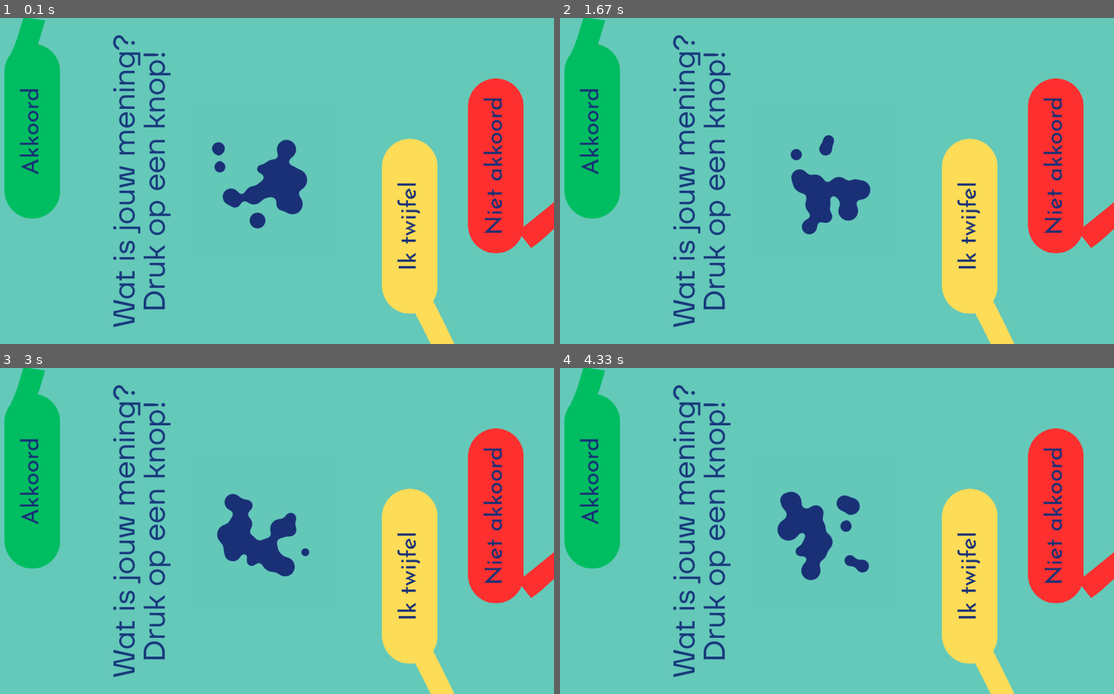
Above: before the commit, frames 1-4 (two rows, left to right).
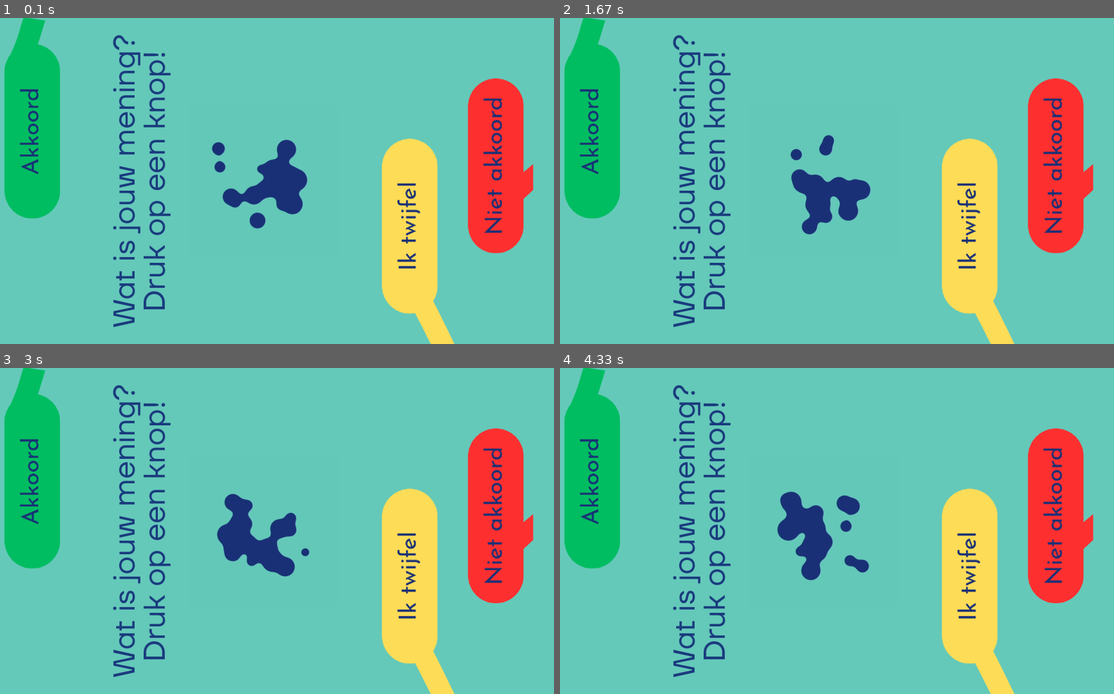
Above: after the commit, the same moments.

Repository: basbaccarne/comon_expo
Game: pygame game, started from src/main.py
Same seed, same stepped clock (60 frames per second), same inputs: the game is played once before the commit and once after it.
Inputs:
- Up to frame 1 (0.1 s): no input
- Up to frame 2 (1.67 s): no input
- Up to frame 3 (3 s): no input
- Up to frame 4 (4.33 s): no input

The runs differ from the first frame. In frame 1, 0.6% of the frame differs, in the area x 94-100%, y 44-71%; in frame 2, 0.6%; in frame 3, 0.6%; in frame 4, 0.6%.

Commit message:
adjust red line position for better alignment

Diff:
--- a/src/main.py
+++ b/src/main.py
@@ -184,7 +184,7 @@
 
     # end of the lines pngs
     position_green_line = (100, 0)
-    position_red_line = (1800, 500)
+    position_red_line = (1700, 400)
     position_yellow_line = (1380, 800)
     screen.blit(line_green, position_green_line)
     screen.blit(line_red, position_red_line)
